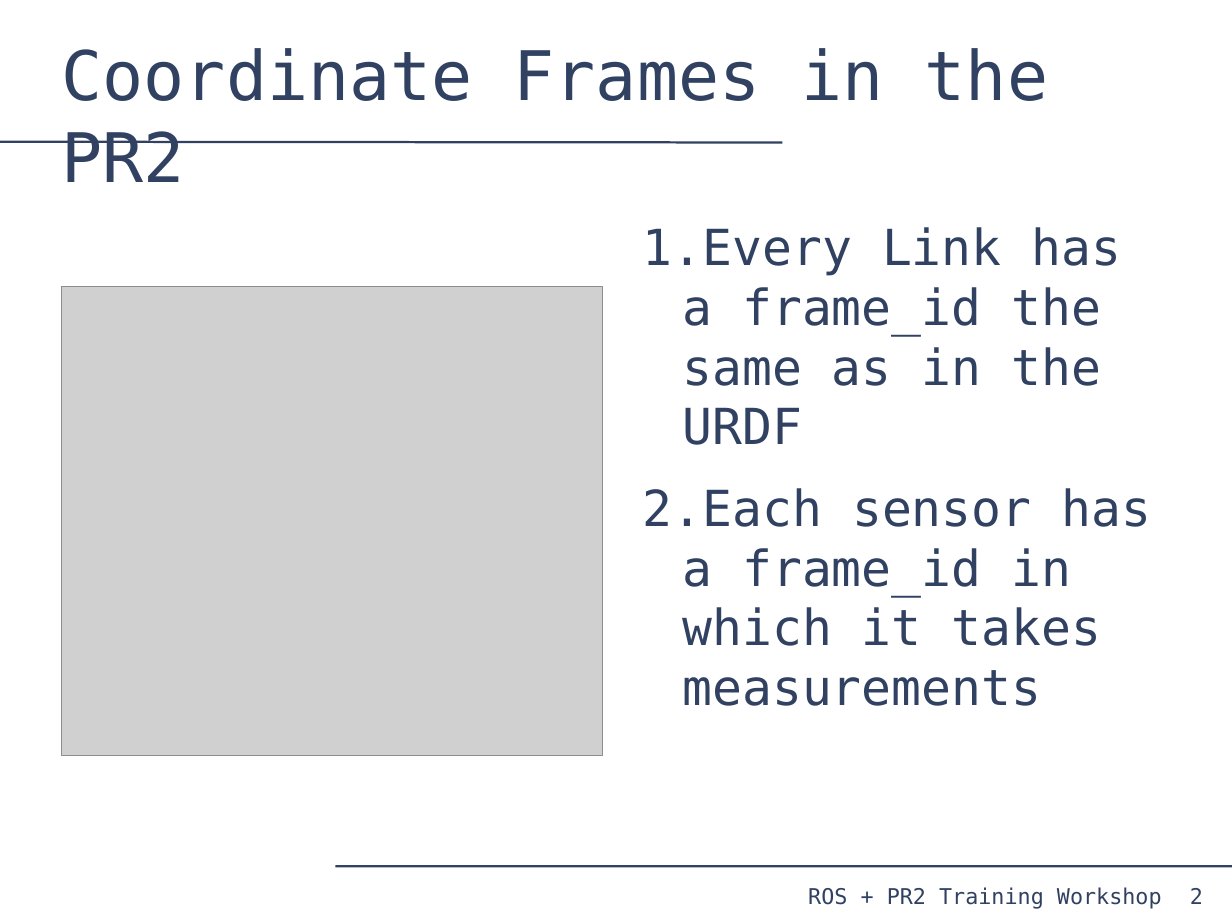
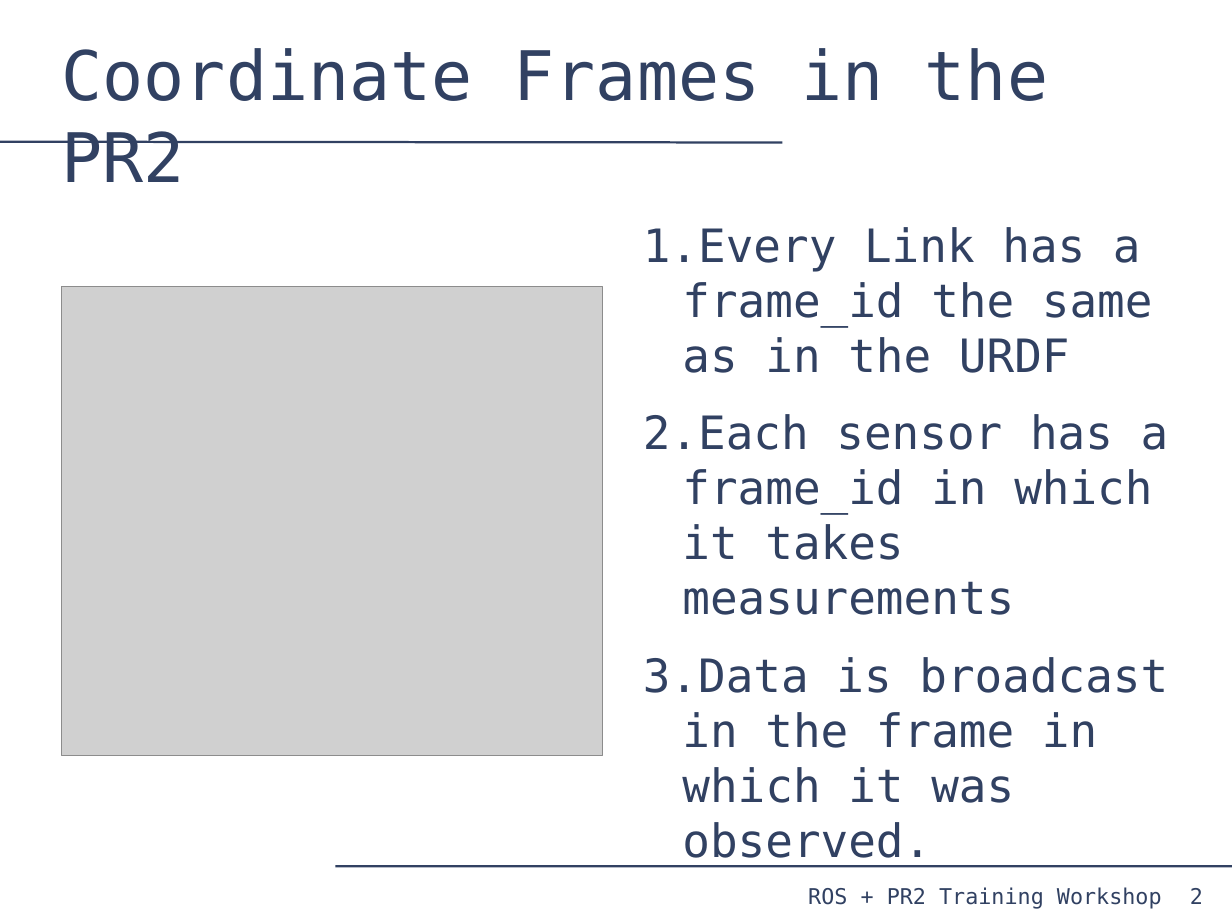
Before and after one commit to PR2/pr2_docs, a slide deck: slide 2 of pr2_training_workshop/tf/tf_training.odp. Drawn at 1232x924 pixels with LibreOffice and Linux fonts; fonts in the diff are those of the drawing; grey boxes stand for pictures. Boxes give left, top, right and bottom in pixels: in the first picture for what was removed or moved away, otherwise in the second. Text is boxed around its words. In the diff, an @@ line names an element or a change of style, - is before the commit and + after.

Commit message:
filled out frame ids

```diff
--- a/pr2_training_workshop/tf/tf_training.odp
+++ b/pr2_training_workshop/tf/tf_training.odp
@@ text at bbox=[643, 227, 1169, 615]: size 32 to 29.6 pt in "Every Link has a frame_id the same ...", "Each sensor has a frame_id in which ..." @@
@@ text at bbox=[643, 657, 1168, 803]: paragraph added @@
+3. Data is broadcast in the frame in which it was observed.
```
Also in this commit, not shown: 2 other slides changed, 2 slides added, 1 slide removed.
